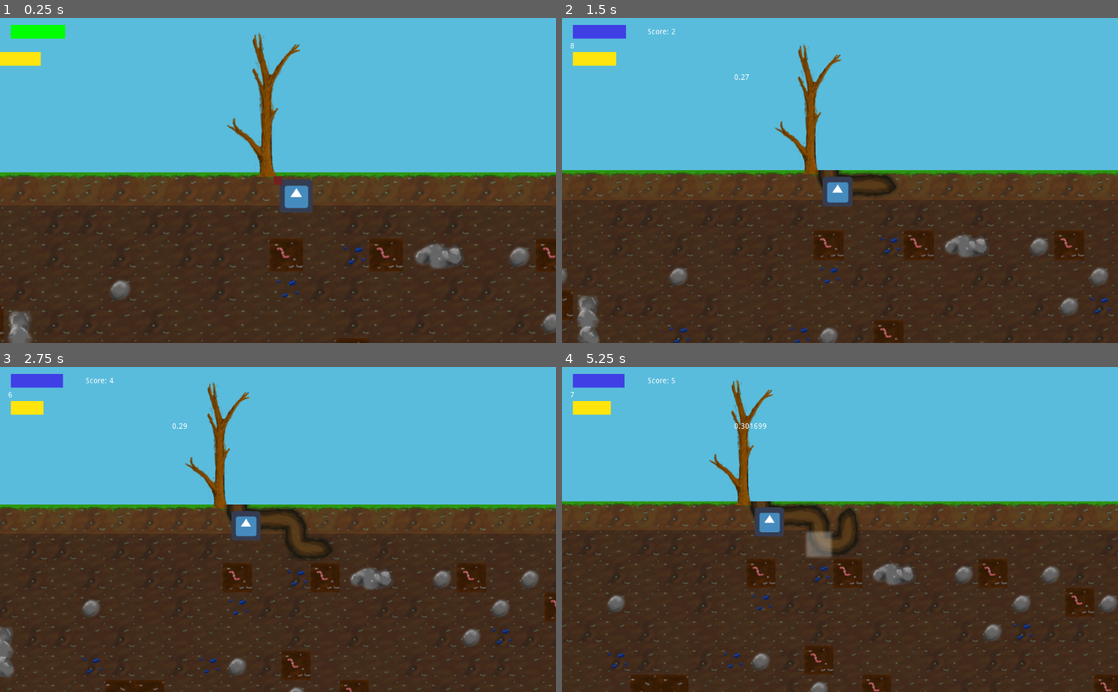
Above: before the commit, frames 1-4 (two rows, left to right).
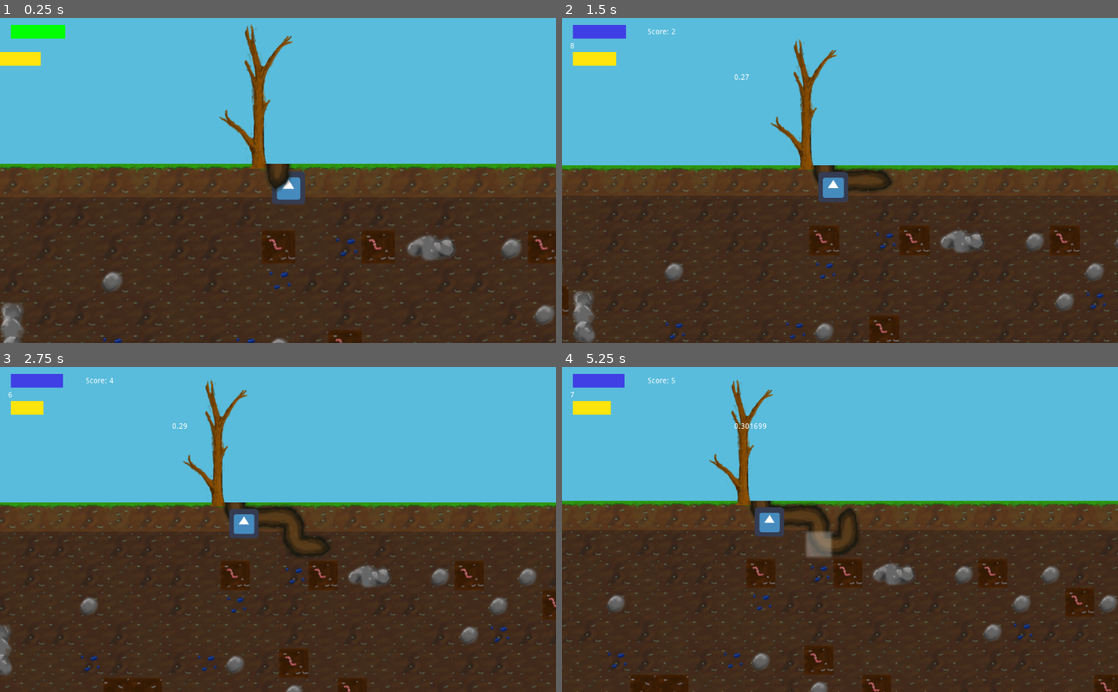
Above: after the commit, the same moments.

Repository: Sushperson/Tree-Simulator-2023
Game: Godot game, scene res://Scenes/World.tscn
Same seed, same stepped clock (60 frames per second), same inputs: the game is played once before the commit and once after it. The engine's default icon, where the game draws it, is replaced by a stand-in: a white triangle on a blue panel in a dark square.
Inputs:
- Up to frame 1 (0.25 s): no input
- Up to frame 2 (1.5 s): tap Enter (ui_accept) at 0.5, 0.77 s; hold D (right) 0.53-1.28 s; hold S (down) from 1.28 s (still down)
- Up to frame 3 (2.75 s): tap Enter (ui_accept) at 1.52 s; release S (down) at 2.03 s; hold D (right) from 2.03 s (still down)
- Up to frame 4 (5.25 s): release D (right) at 2.78 s; hold W (up) 2.78-3.53 s; tap Enter (ui_accept) at 3.02, 3.77, 4.52 s; hold A (left) 3.53-5.03 s; hold S (down) from 5.03 s (still down)

The runs differ from the first frame. In frame 1, 11% of the frame differs, in the area x 0-100%, y 1-100%; in frame 2, 9.4%; in frame 3, 6.9%; in frame 4, 0.4%.

Commit message:
fixed start position of player

Diff:
--- a/Tree_sim/Scenes/Player.tscn
+++ b/Tree_sim/Scenes/Player.tscn
@@ -1,6 +1,6 @@
 [gd_scene load_steps=3 format=2]
 
-[ext_resource path="res://assets/brown.png" type="Texture" id=1]
+[ext_resource path="res://assets/wurzel/ende_o.png" type="Texture" id=1]
 [ext_resource path="res://Scripts/Player.gd" type="Script" id=2]
 
 [node name="Player" type="Node2D"]
--- a/Tree_sim/Scenes/World.tscn
+++ b/Tree_sim/Scenes/World.tscn
@@ -472,13 +472,13 @@
 script = ExtResource( 2 )
 
 [node name="Player" parent="." instance=ExtResource( 1 )]
-position = Vector2( 16, 16 )
+position = Vector2( 31, 32 )
 
 [node name="RemoteTransform2D2" type="RemoteTransform2D" parent="Player"]
 remote_path = NodePath("../../Camera2D")
 
 [node name="Camera2D" type="Camera2D" parent="."]
-position = Vector2( 16, 16 )
+position = Vector2( 31, 32 )
 current = true
 zoom = Vector2( 1.2, 1.2 )
 smoothing_enabled = true
@@ -567,6 +567,7 @@
 use_global_coordinates = false
 
 [node name="tree" parent="." instance=ExtResource( 37 )]
+position = Vector2( 13, -4 )
 
 [node name="Sound_player" type="AudioStreamPlayer" parent="."]
 stream = ExtResource( 35 )
